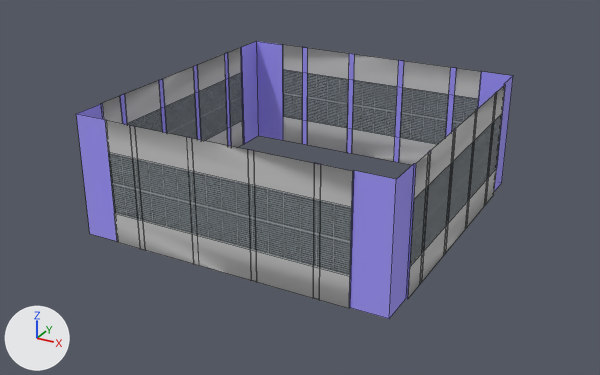
The FBX model Gravity Puzzle Game/Assets/Art/Models/Props Models/Elevator_01_Shaft.FBX as it was, and as the next commit left it.
One viewpoint serves both versions: a 50 mm lens placed at (12.1, -22.66, 11.96), pointed at (-0.05, -0.57, 0.92). The lights are fixed; the arrows at lower left show +X, +Y and +Z. Mesh edges are drawn as thin lines. Where no turn or scale is listed for an object, it has been applied to the vertices. Vertices at the same position are counted once.

Objects in the first picture: 'Elevator_01_Shaft'.
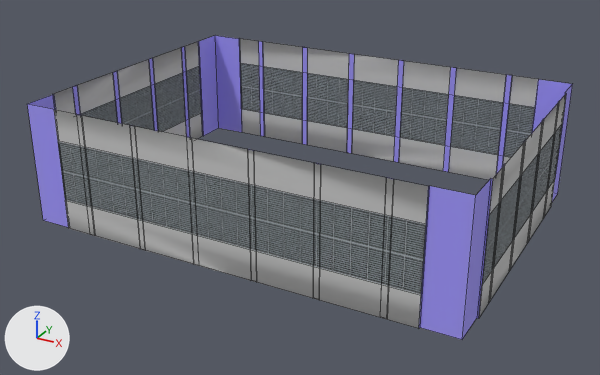
Patch to the scene script:
```diff
--- a/Gravity Puzzle Game/Assets/Art/Models/Props Models/Elevator_01_Shaft.FBX.py
+++ b/Gravity Puzzle Game/Assets/Art/Models/Props Models/Elevator_01_Shaft.FBX.py
@@ me_mesh @@
 # used by ob_elevator_01_shaft; location = (0.0, 0.0, 0.0)
-me_mesh.from_pydata(...)  # 188 vertices, 84 faces; spans x -5.2..5.2, y -5.2..5.2, z 0.0..4.0
+me_mesh.from_pydata(...)  # 220 vertices, 100 faces; spans x -7.2..7.2, y -5.2..5.2, z 0.0..4.0
+# me_mesh part 1: the loose piece of 8 vertices spanning x 2.9..3.1, y 5.18..5.2, z 0.0..4.0 is copied, and the copy is moved by (2.0, 0.0, 0.0); it spans x 4.9..5.1, y 5.18..5.2, z 0.0..4.0
+# me_mesh part 2: the loose piece of 8 vertices spanning x -1.1..-0.9, y 5.18..5.2, z 0.0..4.0 is copied, and the copy is moved by (-4.0, 0.0, 0.0); it spans x -5.1..-4.9, y 5.18..5.2, z 0.0..4.0
+# me_mesh part 3
+# 64 vertices in x 4.0..5.2, y -5.2..5.2, z 0.0..4.0 move by (2.0, 0.0, 0.0)
+# 60 vertices in x -5.2..-4.0, y -5.2..5.2, z 0.0..4.0 move by (-2.0, 0.0, 0.0)
+# me_mesh part 4: 28 kept faces spanning x -7.2..7.2, y -5.15..5.15, z 0.0..4.0 get new texture (UV) coordinates
 me_mesh.materials.append(mat_02___default)
```

What differs and where, as boxes (x1, y1, x2, y2) in the pictures (600 x 375 px; the box of a moved part takes in the faces that stretch with it):
'Elevator_01_Shaft', reshaped (25% wider, 10% taller): before (76, 41, 513, 319); after (27, 35, 573, 340)
part 1 of me_mesh, added (blue): after (496, 75, 512, 174)
part 2 of me_mesh, added (blue): after (258, 41, 265, 137)
part 3 of me_mesh, moved or reshaped: before (77, 41, 513, 319); after (28, 36, 573, 338)
part 4 of me_mesh, surface changed: before (76, 41, 513, 319); after (27, 35, 572, 340)
